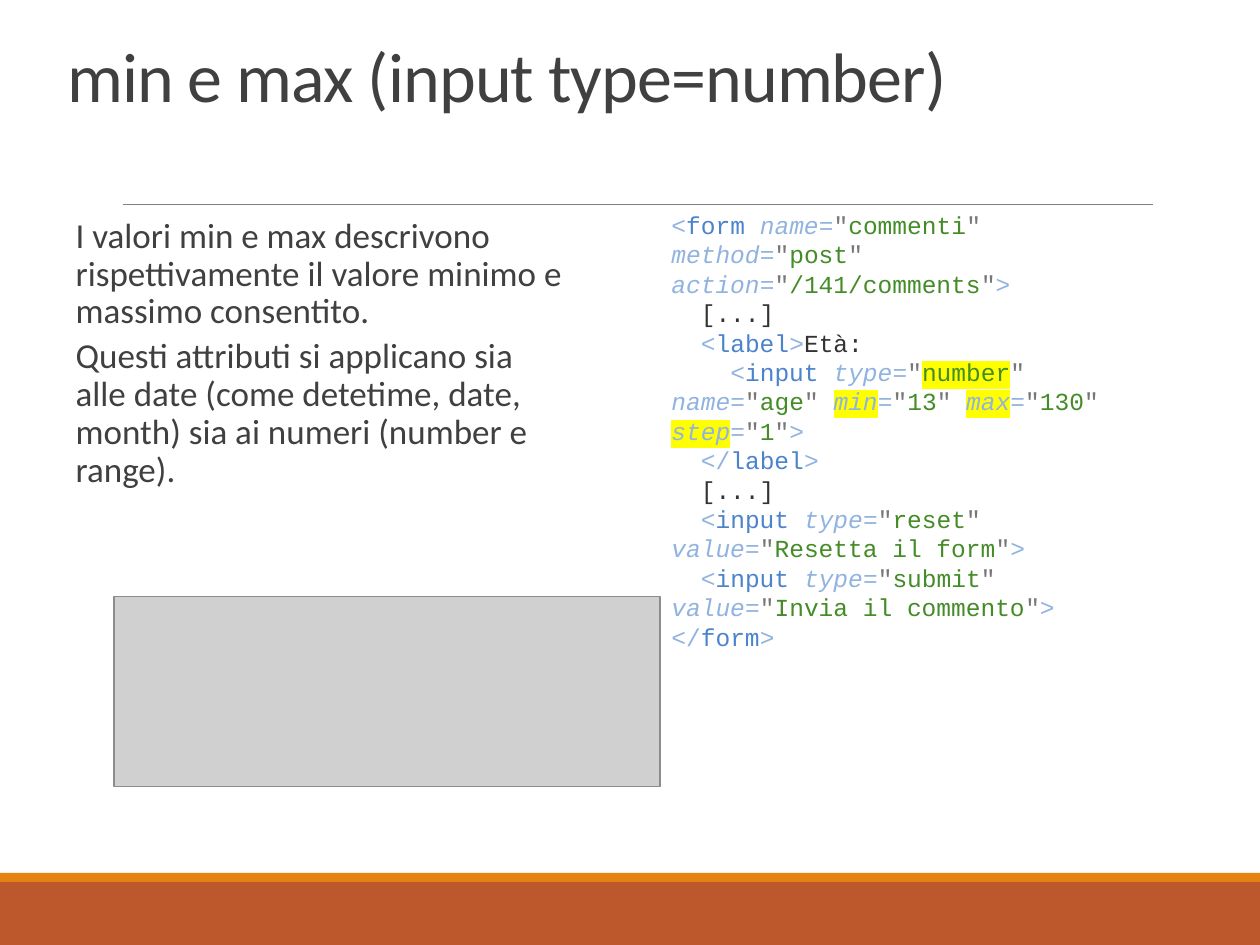
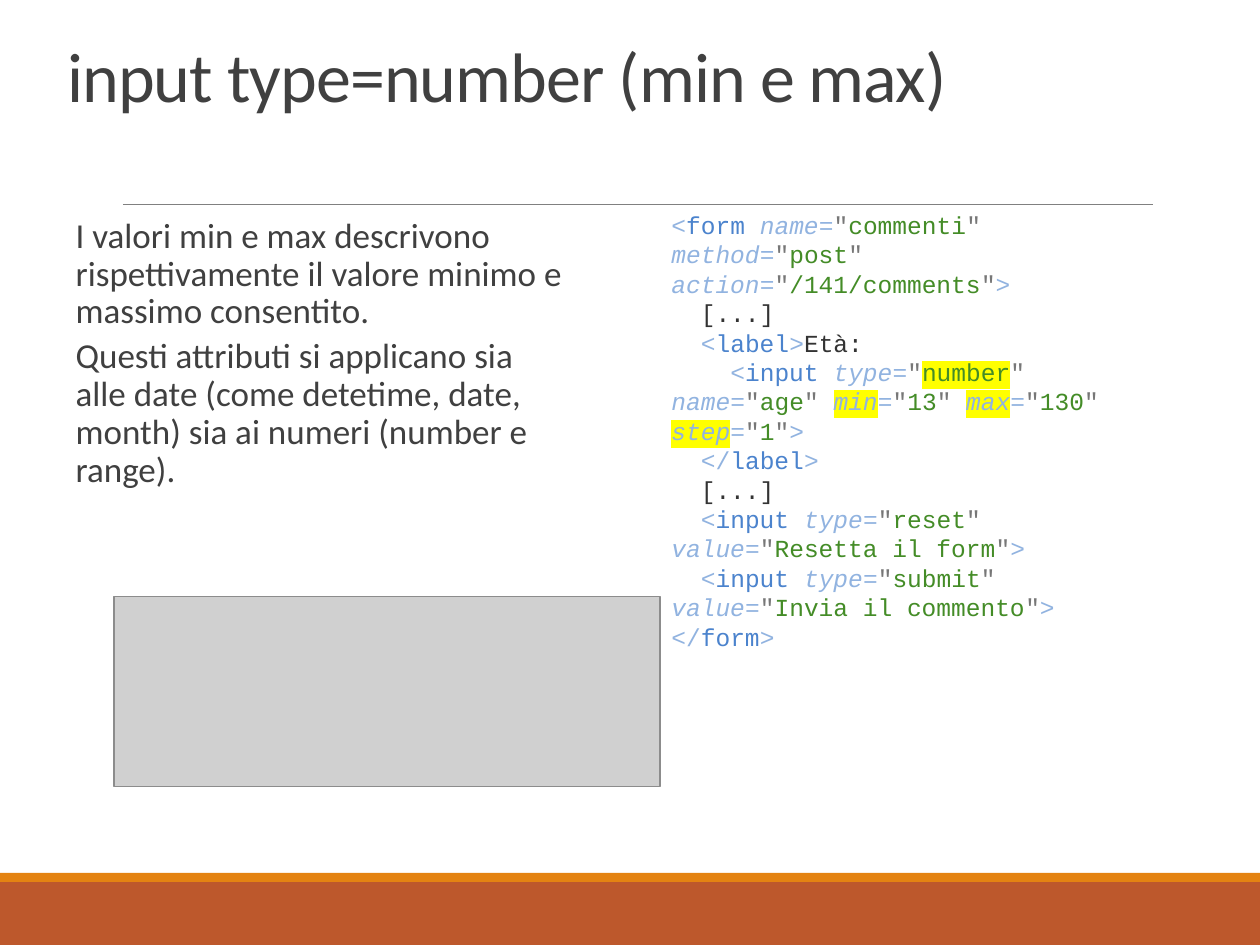
Before and after one commit to docentemaurocasadei/corso-magento-html-css, a slide deck: slide 99 of HTML5.pptx. Drawn at 1260x945 pixels with LibreOffice and Linux fonts; fonts in the diff are those of the drawing; grey boxes stand for pictures. Boxes give left, top, right and bottom in pixels: in the first picture for what was removed or moved away, otherwise in the second. Text is boxed around its words. In the diff, an @@ line names an element or a change of style, - is before the commit and + after.

```diff
--- a/HTML5.pptx
+++ b/HTML5.pptx
@@ title at [67, 51, 947, 114]: text changed @@
-min e max (input type=number)
+input type=number (min e max)
```
Also in this commit, not shown: 5 other slides changed, 1 slide added, 2 other files.
